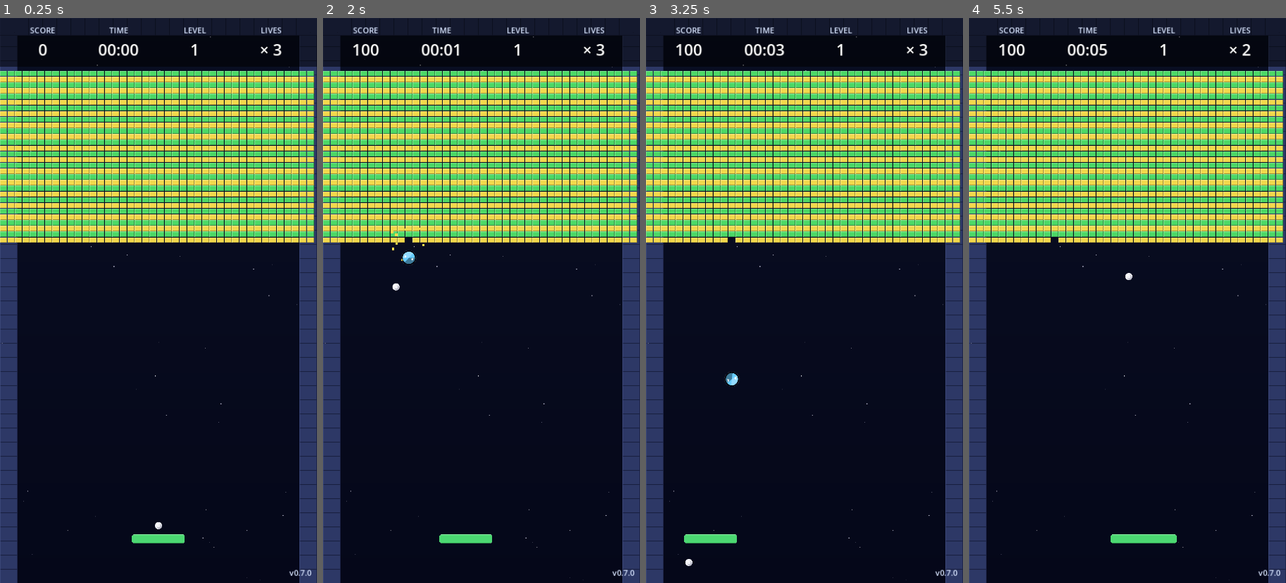
Above: before the commit, frames 1-4 (left to right).
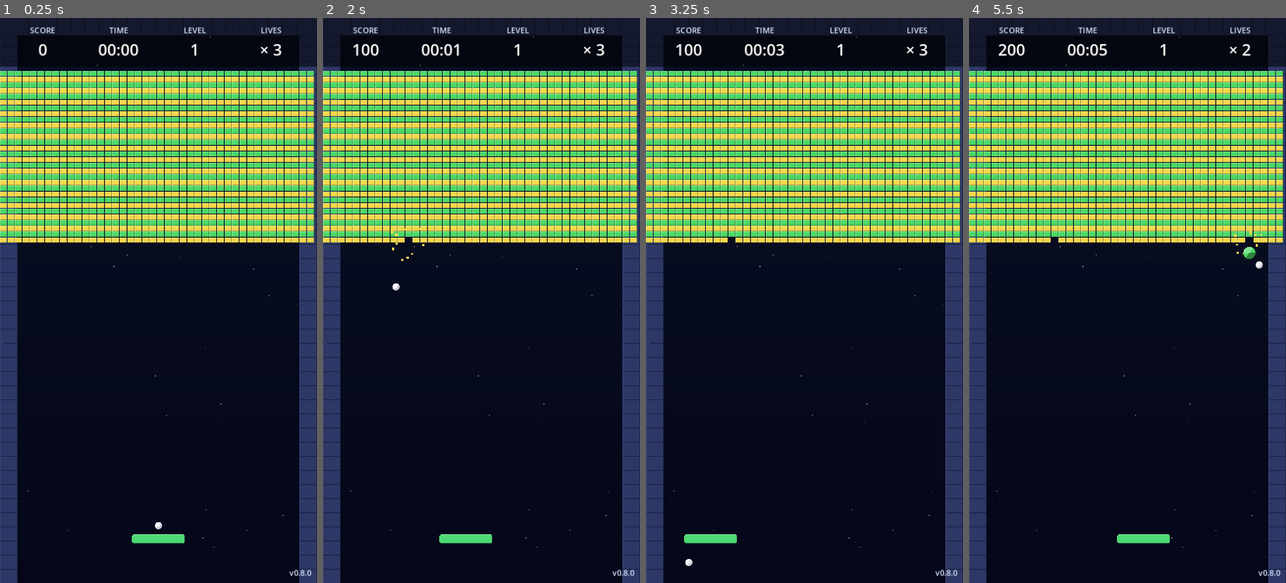
Above: after the commit, the same moments.

Repository: guangningsun/games
Game: Godot game, scene res://scenes/main.tscn
The game is run twice, just before and just after one commit, with the same random seed, the same clock (stepped at 60 frames per second) and the same inputs.
Inputs (mouse positions are in pixels of both pictures, inside the frame that each line leads up to):
- Up to frame 1 (0.25 s): no input
- Up to frame 2 (2 s): tap Enter at 0.5 s; move the mouse to (551, 272) at 0.52 s; hold Right (paddle_right) 0.53-1.25 s; hold Space (launch_ball) 0.53-1.25 s; click (551, 272) at 0.67 s; drag from (418, 328) to (465, 413) at 1.27 s
- Up to frame 3 (3.25 s): move the mouse to (836, 176) at 2.02 s; hold Right (paddle_right) 2.03-2.75 s; hold Space (launch_ball) 2.03-2.75 s; drag from (788, 413) to (709, 215) at 2.77 s
- Up to frame 4 (5.5 s): move the mouse to (1222, 385) at 3.52 s; hold Left (paddle_left) 3.53-4.25 s; hold Space (launch_ball) 3.53-4.25 s; drag from (1032, 215) to (1054, 475) at 4.27 s; move the mouse to (1143, 300) at 5.02 s; hold Left (paddle_left) from 5.03 s (still down); hold Space (launch_ball) from 5.03 s (still down); click (1143, 300) at 5.17 s

The runs differ from the first frame. In frame 1, less than 0.1% of the frame differs, in the area x 94-97%, y 97-99%; in frame 2, less than 0.1%; in frame 3, less than 0.1%; in frame 4, 0.3%, in the area x 9-97%, y 4-99%.

Commit message:
feat(M8): 修边缘小球 bug + PowerUp 整理
- ball.gd: 加边界 clamp（防卡墙）+ 最小垂直分量 80
- power_up.gd: 删 BONUS_SCORE，留 3 种全绿色
  - TYPE_EXTEND_PADDLE 增长板子
  - TYPE_MULTI_BALL     多发球 +2
  - TYPE_DOUBLE_BALLS   翻倍 x2
- main.gd: 用 BALL_SCENE.instantiate() 替代 _ball_template.duplicate()
  (Godot 4 duplicate CharacterBody2D 后 _physics_process 不被调度)
- BrickConfig: NORMAL 30%->8%, GOLD 100%->35% (降低掉率)
- MAX_BALLS: 23 -> 50
- 新增 scenes/ball.tscn (PackedScene instantiate 用)
- 版本号 v0.7.0 -> v0.8.0

Diff:
--- /dev/null
+++ b/scenes/ball.tscn
@@ -0,0 +1,16 @@
+[gd_scene load_steps=4 format=3 uid="uid://b7balltscn0a1"]
+
+[ext_resource type="Script" path="res://scripts/entities/ball.gd" id="1_ball"]
+
+[sub_resource type="CircleShape2D" id="CircleShape_ball"]
+radius = 8.0
+
+[node name="Ball" type="CharacterBody2D"]
+collision_layer = 2
+collision_mask = 13
+script = ExtResource("1_ball")
+
+[node name="CollisionShape2D" type="CollisionShape2D" parent="."]
+shape = SubResource("CircleShape_ball")
+
+[node name="Sprite" type="Sprite2D" parent="."]
--- a/scripts/core/brick_config.gd
+++ b/scripts/core/brick_config.gd
@@ -2,33 +2,33 @@
 extends RefCounted
 ## BrickConfig —— 砖块类型与属性定义
 ##
-## M6 重构：只保留 HP=1 的方块（一次性消除），增加 PowerUp 掉率
+## M8 重构：PowerUp 掉率降低（原 NORMAL 30%/GOLD 100% 太频繁）
 ##
 ## pattern 字符映射：
 ##   0 = 空
 ##   1 = NORMAL（绿色，普通分）
 ##   2 = GOLD（金色，高分+高掉率）
 ##
-## PowerUp 掉率：
-##   NORMAL: 30%（每打掉一个普通砖 30% 概率掉道具）
-##   GOLD:   100%（必掉）
+## PowerUp 掉率（M8 调整）：
+##   NORMAL: 8%（每打掉一个普通砖 8% 概率掉道具）
+##   GOLD:   35%（金色砖 35% 概率掉道具）
 
 const TYPE_EMPTY := 0
 const TYPE_NORMAL := 1       ## 1 HP，绿色，普通方块
-const TYPE_GOLD := 2         ## 1 HP，金色，高分+必掉道具
+const TYPE_GOLD := 2         ## 1 HP，金色，高分+高掉率
 
 const STATS := {
 	TYPE_NORMAL: {
 		"hp": 1,
 		"score": 10,
 		"color": Color(0.30, 0.85, 0.40),
-		"powerup_drop_rate": 0.30,
+		"powerup_drop_rate": 0.08,
 	},
 	TYPE_GOLD: {
 		"hp": 1,
 		"score": 100,
 		"color": Color(0.95, 0.85, 0.30),
-		"powerup_drop_rate": 1.0,
+		"powerup_drop_rate": 0.35,
 	},
 }
 
--- a/scripts/entities/ball.gd
+++ b/scripts/entities/ball.gd
@@ -8,13 +8,15 @@
 ## - 漏球：掉出底部边界时通知
 ##
 ## M5：Sprite2D 像素贴图 + 碰撞音效区分（wall/brick/paddle）
+## M7：砖块缩小，球跟着缩（9 → 8）
+## M8：边界 clamp 防止球卡在墙内 + 最小垂直分量防卡死
 
 signal ball_lost  ## 球掉出底部
 
 @export var base_speed: float = 520.0
 @export var min_horizontal_speed_ratio: float = 0.25
 @export var launch_delay: float = 0.5
-@export var ball_radius: int = 8  ## M7：砖块缩小，球跟着缩（9 → 8）
+@export var ball_radius: int = 8
 
 var is_launched: bool = false
 var _viewport_size: Vector2 = Vector2.ZERO
@@ -32,6 +34,26 @@
 func _physics_process(_delta: float) -> void:
 	if not is_launched:
 		return
+
+	# === 边界 clamp：防球卡在墙里出不来 ===
+	# 边缘 bug 修：move_and_collide 反弹有时因浮点累积导致球陷入墙内
+	# 每帧先钳位坐标 + 强制反向（不依赖碰撞检测）
+	var r: float = float(ball_radius)
+	if global_position.x < r:
+		global_position.x = r
+		if velocity.x < 0.0:
+			velocity.x = -velocity.x
+	elif global_position.x > _viewport_size.x - r:
+		global_position.x = _viewport_size.x - r
+		if velocity.x > 0.0:
+			velocity.x = -velocity.x
+	if global_position.y < r:
+		global_position.y = r
+		if velocity.y < 0.0:
+			velocity.y = -velocity.y
+	# 防水平球：垂直分量太小时注入偏移，避免球在墙边水平来回弹不出
+	if absf(velocity.y) < 80.0:
+		velocity.y = 80.0 * (1.0 if velocity.y >= 0.0 else -1.0)
 
 	var collision: KinematicCollision2D = move_and_collide(velocity * _delta)
 	if collision:
--- a/scripts/entities/power_up.gd
+++ b/scripts/entities/power_up.gd
@@ -6,24 +6,25 @@
 ## 接到（Paddle 碰撞）：触发效果
 ## 没接到（掉出底部）：自动销毁
 ##
-## 类型（4 种）：
-##   0 BONUS_SCORE:       直接 +500 分
-##   1 EXTEND_PADDLE:     挡板永久 +30px（上限屏幕 1/2 = 360px）
-##   2 MULTIPLY_BALLS:    当前所有球各克隆一份（×2）
-##   3 ADD_BALLS:         +2 个新球（从 paddle 出发）
+## 类型（3 种，全部绿色 M8 重构）：
+##   0 EXTEND_PADDLE:  挡板永久 +30px（上限屏幕 1/2 = 360px）
+##   1 MULTI_BALL:     +2 个新球（从 paddle 出发，散开方向）
+##   2 DOUBLE_BALLS:   当前所有活球各克隆 1 份（×2，上限 MAX_BALLS=50）
 
 signal collected(powerup_type: int)
 
-const TYPE_BONUS_SCORE := 0
-const TYPE_EXTEND_PADDLE := 1
-const TYPE_MULTIPLY_BALLS := 2
-const TYPE_ADD_BALLS := 3
+const TYPE_EXTEND_PADDLE := 0
+const TYPE_MULTI_BALL := 1
+const TYPE_DOUBLE_BALLS := 2
+
+# 统一绿色（用户要求"只需要绿色"）
+const POWERUP_COLOR := Color(0.30, 0.85, 0.40)
 
 const FALL_SPEED: float = 220.0
 const OFFSCREEN_Y: float = 1320.0  ## 超过这个 y 自动销毁
 const SELF_DESTRUCT_TIME: float = 8.0  ## 兜底：8 秒没接到也消失
 
-var powerup_type: int = TYPE_BONUS_SCORE
+var powerup_type: int = TYPE_EXTEND_PADDLE
 
 @onready var _sprite: Sprite2D = $Sprite
 
@@ -33,16 +34,14 @@
 
 
 func _ready() -> void:
-	# 道具颜色 + 符号
+	# 道具颜色 + 符号（全部绿色）
 	match powerup_type:
-		TYPE_BONUS_SCORE:
-			_sprite.texture = PixelArt.create_powerup_texture(Color(1.0, 0.85, 0.2), "+500")
 		TYPE_EXTEND_PADDLE:
-			_sprite.texture = PixelArt.create_powerup_texture(Color(0.4, 0.8, 1.0), "↔")
-		TYPE_MULTIPLY_BALLS:
-			_sprite.texture = PixelArt.create_powerup_texture(Color(0.95, 0.50, 0.20), "x2")
-		TYPE_ADD_BALLS:
-			_sprite.texture = PixelArt.create_powerup_texture(Color(0.40, 0.90, 0.40), "+2")
+			_sprite.texture = PixelArt.create_powerup_texture(POWERUP_COLOR, "<>")
+		TYPE_MULTI_BALL:
+			_sprite.texture = PixelArt.create_powerup_texture(POWERUP_COLOR, "+2")
+		TYPE_DOUBLE_BALLS:
+			_sprite.texture = PixelArt.create_powerup_texture(POWERUP_COLOR, "x2")
 
 	# 兜底超时
 	var t: SceneTreeTimer = get_tree().create_timer(SELF_DESTRUCT_TIME)
--- a/scripts/main.gd
+++ b/scripts/main.gd
@@ -27,11 +27,12 @@
 @onready var wall_top: StaticBody2D = $Walls/WallTop
 
 const POWERUP_SCENE: PackedScene = preload("res://scenes/entities/power_up.tscn")
+const BALL_SCENE: PackedScene = preload("res://scenes/ball.tscn")  ## M8：用 instantiate 替代 duplicate()（duplicate 不调度 _physics_process）
 
 var _level_loader: LevelLoader = LevelLoader.new()
 var _bricks_remaining: int = 0
-var balls: Array[CharacterBody2D] = []  ## 所有活球（MULTIPLY/ADD_BALLS 技能产生多个）
-const MAX_BALLS: int = 23  ## 多球上限（从 8 提到 23，让多球玩法更爽）
+var balls: Array[CharacterBody2D] = []  ## 所有活球（MULTI/DOUBLE 技能产生多个）
+const MAX_BALLS: int = 50  ## 多球上限（M8 用户要求：DOUBLE_BALLS 翻倍后最多 50 个）
 
 
 func _ready() -> void:
@@ -179,22 +180,20 @@
 		GameManager.level_cleared()
 
 
-## 按概率生成 PowerUp（M6）
+## 按概率生成 PowerUp（M8 重构：3 种 + 全部绿色）
 func _maybe_spawn_powerup(pos: Vector2, brick_type: int) -> void:
 	var drop_rate: float = BrickConfig.get_powerup_drop_rate(brick_type)
 	if randf() > drop_rate:
 		return
-	# 4 种 PowerUp 均等概率（25% each）
+	# 3 种 PowerUp 均等概率（约 33% each）
 	var roll: float = randf()
 	var pu_type: int
-	if roll < 0.25:
-		pu_type = PowerUp.TYPE_BONUS_SCORE
-	elif roll < 0.50:
+	if roll < 0.333:
 		pu_type = PowerUp.TYPE_EXTEND_PADDLE
-	elif roll < 0.75:
-		pu_type = PowerUp.TYPE_MULTIPLY_BALLS
+	elif roll < 0.666:
+		pu_type = PowerUp.TYPE_MULTI_BALL
 	else:
-		pu_type = PowerUp.TYPE_ADD_BALLS
+		pu_type = PowerUp.TYPE_DOUBLE_BALLS
 	var pu: PowerUp = POWERUP_SCENE.instantiate()
 	pu.setup(pu_type)
 	pu.global_position = pos
@@ -204,27 +203,26 @@
 
 func _on_powerup_collected(pu_type: int) -> void:
 	match pu_type:
-		PowerUp.TYPE_BONUS_SCORE:
-			GameManager.add_score(500)
-			SoundManager.play_sfx("clear")
 		PowerUp.TYPE_EXTEND_PADDLE:
 			paddle.apply_extend()
 			SoundManager.play_sfx("clear")
-		PowerUp.TYPE_MULTIPLY_BALLS:
-			_trigger_multiply_balls()
+		PowerUp.TYPE_MULTI_BALL:
+			_trigger_multi_ball()
 			SoundManager.play_sfx("clear")
-		PowerUp.TYPE_ADD_BALLS:
-			_trigger_add_balls()
+		PowerUp.TYPE_DOUBLE_BALLS:
+			_trigger_double_balls()
 			SoundManager.play_sfx("clear")
 
 
 # === 多球管理 / 技能触发 ===
 
-## 从 _ball_template 克隆一个新球加入 balls（带 lost 信号连接）
+## 从 BALL_SCENE 实例化一个新球加入 balls（带 lost 信号连接）
 func _clone_ball() -> CharacterBody2D:
 	if balls.size() >= MAX_BALLS:
 		return null
-	var new_ball: CharacterBody2D = _ball_template.duplicate() as CharacterBody2D
+	# M8: 用 PackedScene.instantiate() 替代 _ball_template.duplicate()
+	# duplicate 复制 CharacterBody2D 后 _physics_process 不会被调度（Godot 4 bug/quirk）
+	var new_ball: CharacterBody2D = BALL_SCENE.instantiate() as CharacterBody2D
 	new_ball.global_position = _ball_template.global_position
 	new_ball.velocity = Vector2.ZERO
 	new_ball.is_launched = false
@@ -234,30 +232,32 @@
 	return new_ball
 
 
-## MULTIPLY_BALLS：每个活球克隆 1 个（×2）
-func _trigger_multiply_balls() -> void:
+## DOUBLE_BALLS：每个活球克隆 1 个（×2），上限 MAX_BALLS
+func _trigger_double_balls() -> void:
 	if balls.is_empty():
 		return
 	var snapshot: Array[CharacterBody2D] = balls.duplicate()
 	for b in snapshot:
 		if not b.is_launched:
 			continue
+		if balls.size() >= MAX_BALLS:
+			return
 		var original_velocity: Vector2 = b.velocity
 		# 自身稍微偏转
 		b.velocity = original_velocity.rotated(deg_to_rad(-10))
-		# 克隆 1 个
-		for angle_deg in [10.0]:
-			var new_ball: CharacterBody2D = _clone_ball()
-			if new_ball == null:
-				return
-			new_ball.global_position = b.global_position
-			new_ball.velocity = original_velocity.rotated(deg_to_rad(angle_deg))
-			new_ball.is_launched = true
-
-
-## ADD_BALLS：直接 +2 个新球（从 paddle 出发）
-func _trigger_add_balls() -> void:
+		var new_ball: CharacterBody2D = _clone_ball()
+		if new_ball == null:
+			return
+		new_ball.global_position = b.global_position
+		new_ball.velocity = original_velocity.rotated(deg_to_rad(10))
+		new_ball.is_launched = true
+
+
+## MULTI_BALL：直接 +2 个新球（从 paddle 出发，散开方向）
+func _trigger_multi_ball() -> void:
 	for i in 2:
+		if balls.size() >= MAX_BALLS:
+			return
 		var new_ball: CharacterBody2D = _clone_ball()
 		if new_ball == null:
 			return
@@ -296,13 +296,33 @@
 # === 命令行快捷方式（截图 / 自动发射） ===
 
 func _handle_cli_shortcuts() -> void:
-	var args: PackedStringArray = OS.get_cmdline_args()
+	# Godot 4 用 OS.get_cmdline_user_args() 拿 `--` 之后的用户参数（不是 get_cmdline_args）
+	var args: PackedStringArray = OS.get_cmdline_user_args()
 	if "--auto-launch" in args:
 		await get_tree().create_timer(0.5).timeout
 		if not GameManager.is_game_over:
 			for b in balls:
 				if not b.is_launched:
 					b.launch(b.global_position)
+	if "--test-multi" in args:
+		# M8 测试：发射 + 立刻触发 4 次 DOUBLE_BALLS（验证 16 球正确翻倍）
+		await get_tree().create_timer(0.5).timeout
+		for b in balls:
+			if not b.is_launched:
+				b.launch(b.global_position)
+		await get_tree().create_timer(1.5).timeout
+		for n in 4:
+			_trigger_double_balls()
+		print("[TEST] total balls: ", balls.size())
+		# 等 0.5 秒让球飞起来再截图
+		await get_tree().create_timer(0.5).timeout
+		var idx: int = args.find("--screenshot")
+		var path: String = "/tmp/m8_multi.png"
+		if idx >= 0 and idx + 1 < args.size():
+			path = args[idx + 1]
+		_take_screenshot(path)
+		await get_tree().process_frame
+		get_tree().quit()
 	if "--simulate-clear" in args:
 		# 测试用：0.5s 后立即清完所有砖，触发 level_clear 流程
 		await get_tree().create_timer(0.5).timeout
@@ -316,6 +336,24 @@
 		GameManager.lives = 1  # 只剩 1 条
 		GameManager.lives_changed.emit(1)
 		GameManager.lose_life()  # 触发 Game Over
+	if "--test-powerups" in args:
+		# M8 测试：1 秒后强制 spawn 3 种 PowerUp，1.5 秒后截图（不发射球、不掉砖）
+		await get_tree().create_timer(1.0).timeout
+		for t in [PowerUp.TYPE_EXTEND_PADDLE, PowerUp.TYPE_MULTI_BALL, PowerUp.TYPE_DOUBLE_BALLS]:
+			var pu: PowerUp = POWERUP_SCENE.instantiate()
+			pu.setup(t)
+			pu.global_position = Vector2(120.0 + float(t) * 240.0, 300.0)
+			pu.collected.connect(_on_powerup_collected)
+			add_child(pu)
+		# 截图：--screenshot 参数可选，否则用默认路径
+		await get_tree().create_timer(0.5).timeout
+		var idx: int = args.find("--screenshot")
+		var path: String = "/tmp/m8_powerups.png"
+		if idx >= 0 and idx + 1 < args.size():
+			path = args[idx + 1]
+		_take_screenshot(path)
+		await get_tree().process_frame
+		get_tree().quit()
 	if "--screenshot" in args:
 		var wait_sec: float = 0.8
 		var wait_idx: int = args.find("--screenshot-after")
--- a/scripts/ui/hud.gd
+++ b/scripts/ui/hud.gd
@@ -11,7 +11,7 @@
 signal next_level_requested
 signal revive_requested
 
-const VERSION_LABEL: String = "v0.7.0"
+const VERSION_LABEL: String = "v0.8.0"
 
 @onready var _score_value: Label = $TopBar/ScorePanel/ScoreValue
 @onready var _time_value: Label = $TopBar/TimePanel/TimeValue
